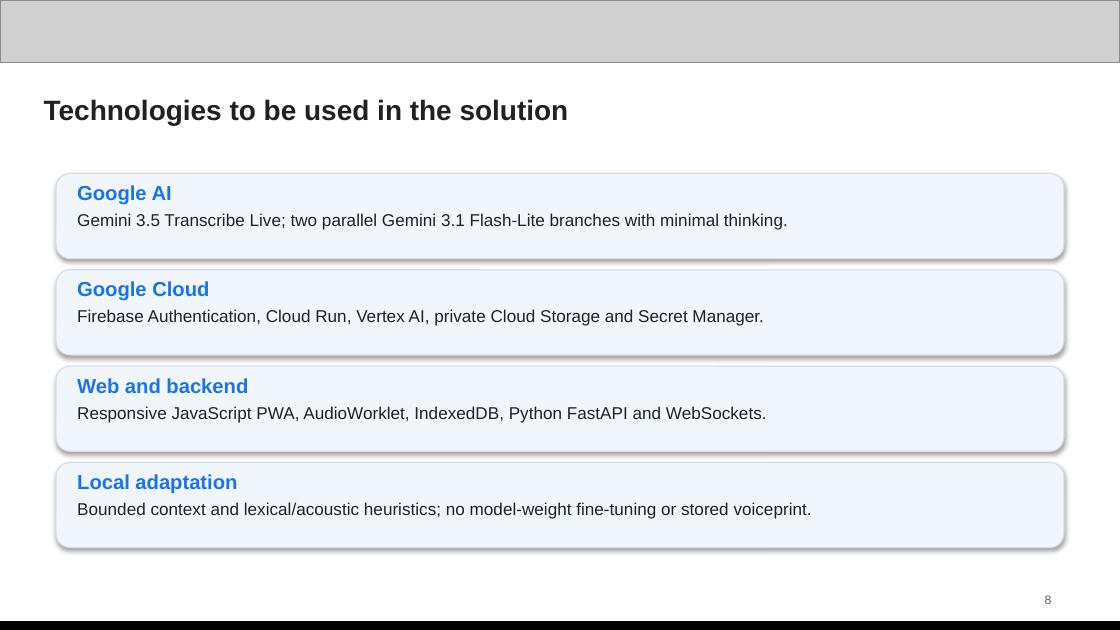
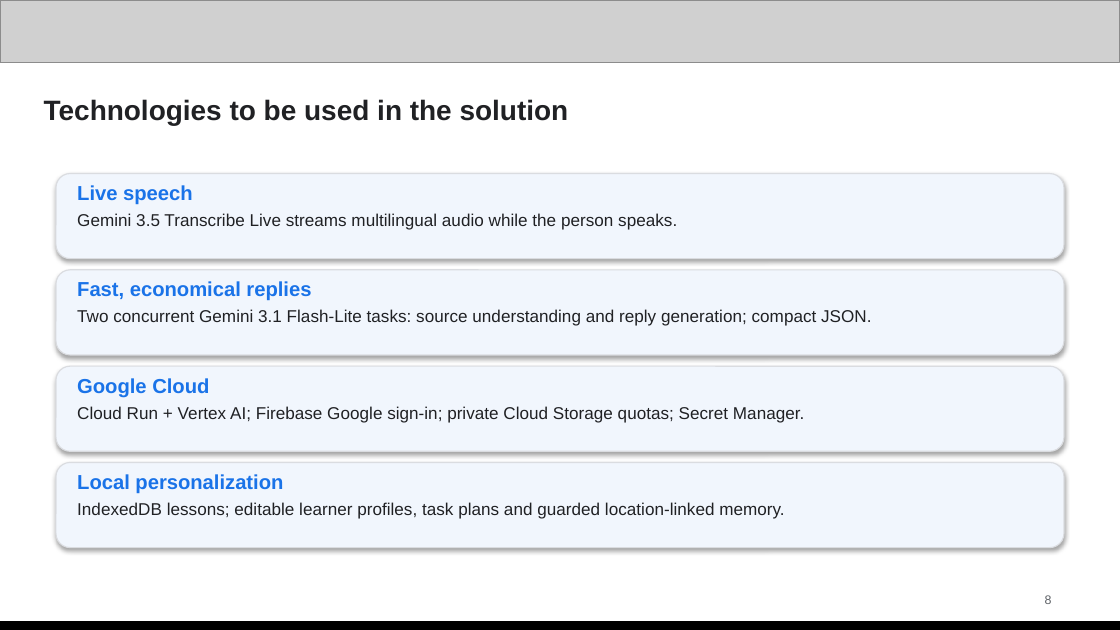
Before and after one commit to U4AR/LingoLive, a slide deck: slide 8 of docs/submission/LingoLive-Pitch-Deck.pptx. Drawn at 1120x630 pixels with LibreOffice and Linux fonts; fonts in the diff are those of the drawing; grey boxes stand for pictures. Boxes give left, top, right and bottom in pixels: in the first picture for what was removed or moved away, otherwise in the second. Text is boxed around its words. In the diff, an @@ line names an element or a change of style, - is before the commit and + after.

Commit message:
Refine Accessibility submission and five-dollar learner cost model

```diff
--- a/docs/submission/LingoLive-Pitch-Deck.pptx
+++ b/docs/submission/LingoLive-Pitch-Deck.pptx
@@ text at bbox=[77, 185, 193, 205]: text changed @@
-Google AI
+Live speech
@@ text at bbox=[77, 213, 677, 230]: text changed @@
-Gemini 3.5 Transcribe Live; two parallel Gemini 3.1 Flash-Lite branches with minimal thinking.
+Gemini 3.5 Transcribe Live streams multilingual audio while the person speaks.
@@ text at bbox=[77, 281, 311, 301]: text changed @@
-Google Cloud
+Fast, economical replies
@@ text at bbox=[77, 309, 871, 326]: text changed @@
-Firebase Authentication, Cloud Run, Vertex AI, private Cloud Storage and Secret Manager.
+Two concurrent Gemini 3.1 Flash-Lite tasks: source understanding and reply generation; compact JSON.
@@ text at bbox=[77, 378, 209, 398]: text changed @@
-Web and backend
+Google Cloud
@@ text at bbox=[77, 406, 804, 423]: text changed @@
-Responsive JavaScript PWA, AudioWorklet, IndexedDB, Python FastAPI and WebSockets.
+Cloud Run + Vertex AI; Firebase Google sign-in; private Cloud Storage quotas; Secret Manager.
@@ text at bbox=[77, 474, 283, 494]: text changed @@
-Local adaptation
+Local personalization
@@ text at bbox=[77, 502, 784, 519]: text changed @@
-Bounded context and lexical/acoustic heuristics; no model-weight fine-tuning or stored voiceprint.
+IndexedDB lessons; editable learner profiles, task plans and guarded location-linked memory.
```
Also in this commit, not shown: 12 other slides changed, 28 other files.
